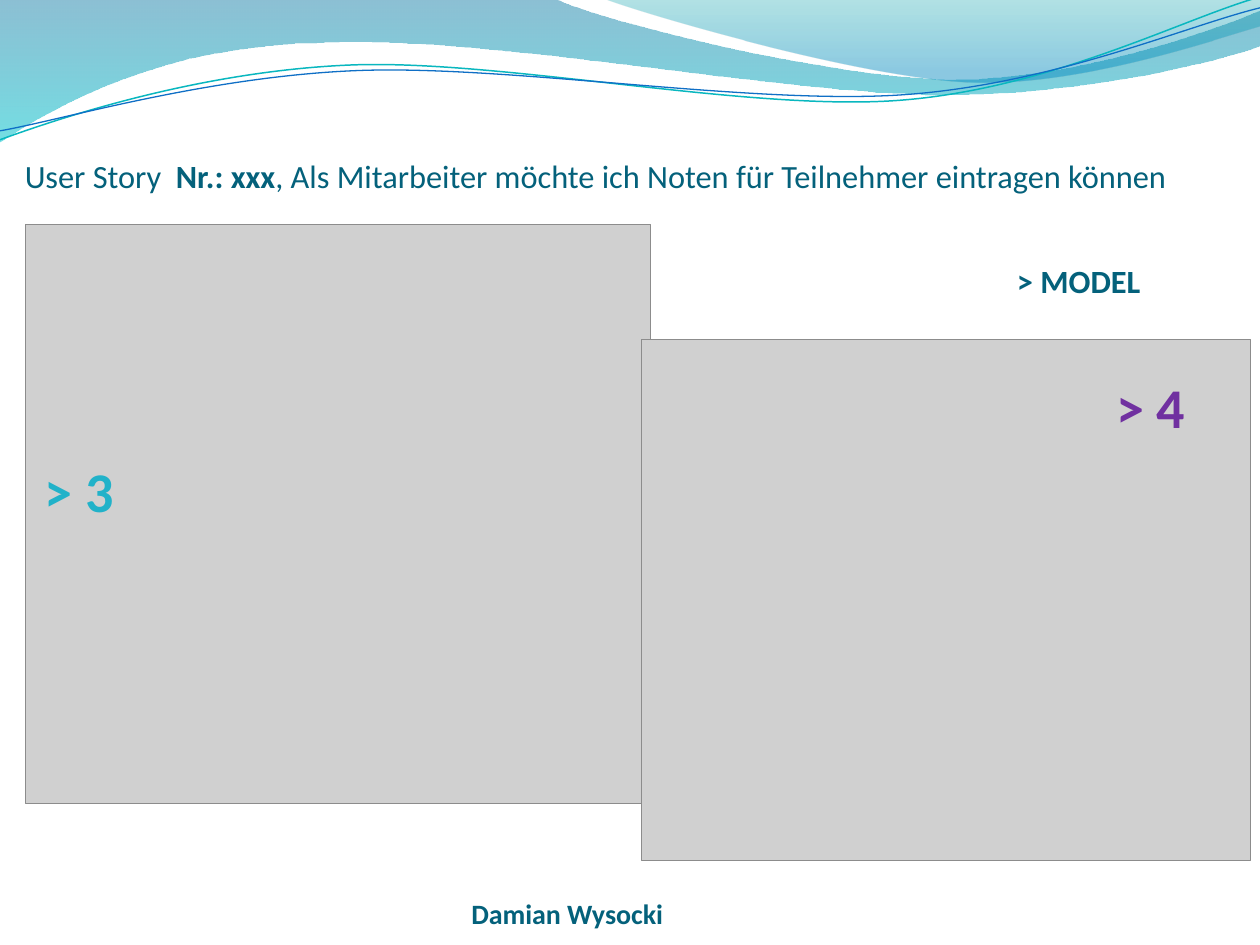
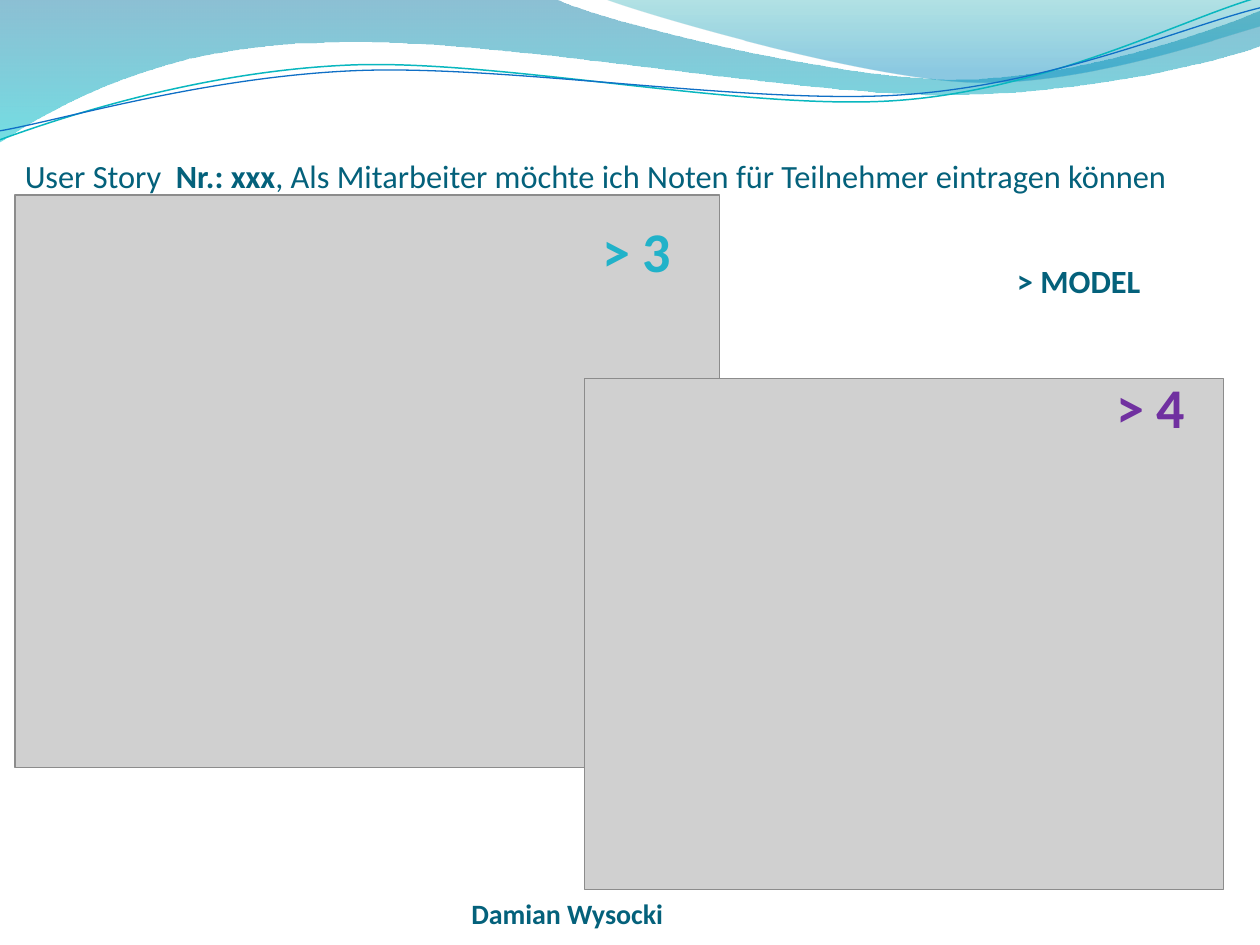
Before and after one commit to wf5ss2015/wfprj, a slide deck: slide 21 of Lehrveranstaltungsmanagement_Präsentation.pptx. Drawn at 1260x945 pixels with LibreOffice and Linux fonts; fonts in the diff are those of the drawing; grey boxes stand for pictures; background and template pictures are left out. Boxes give left, top, right and bottom in pixels: in the first picture for what was removed or moved away, otherwise in the second. Text is boxed around its words. In the diff, an @@ line names an element or a change of style, - is before the commit and + after.

```diff
--- a/Lehrveranstaltungsmanagement_Präsentation.pptx
+++ b/Lehrveranstaltungsmanagement_Präsentation.pptx
@@ picture: place and size @@
-picture at [25, 224, 650, 804]
+picture at [15, 195, 719, 767]
@@ text "> 3": place and size @@
-text "> 3" at [85, 475, 113, 513]
+text "> 3" at [643, 235, 671, 273]
@@ picture: place and size @@
-picture at [641, 339, 1250, 861]
+picture at [585, 379, 1223, 890]
```
Also in this commit, not shown: 11 other slides changed, 1 other file.
